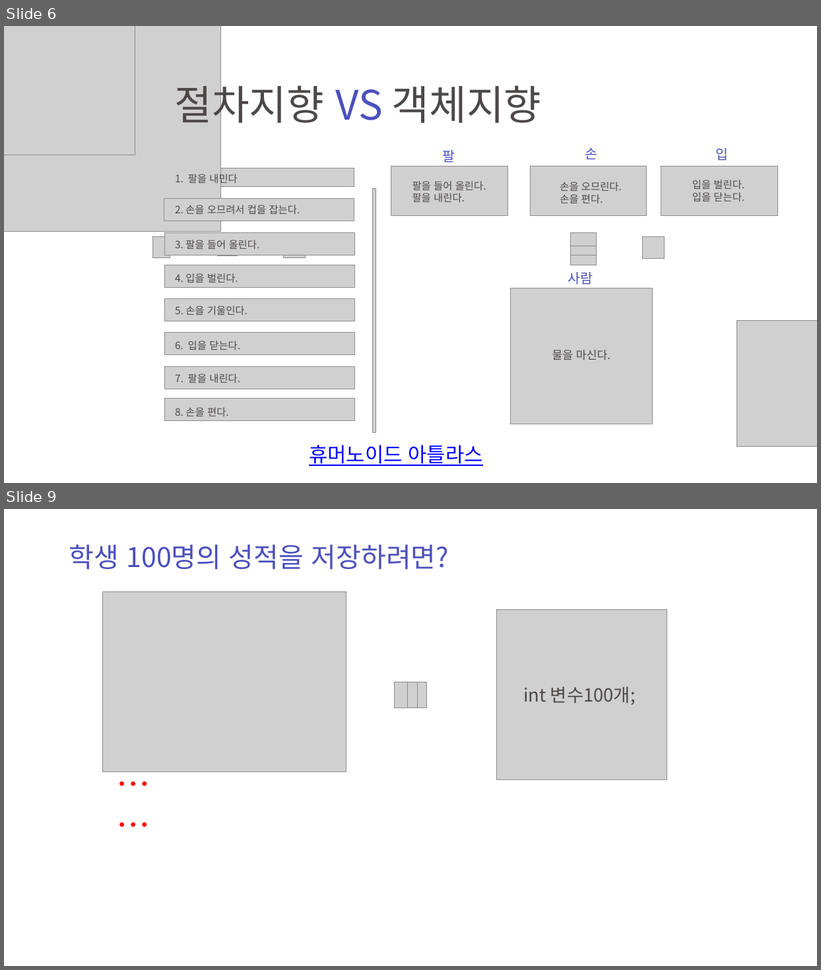
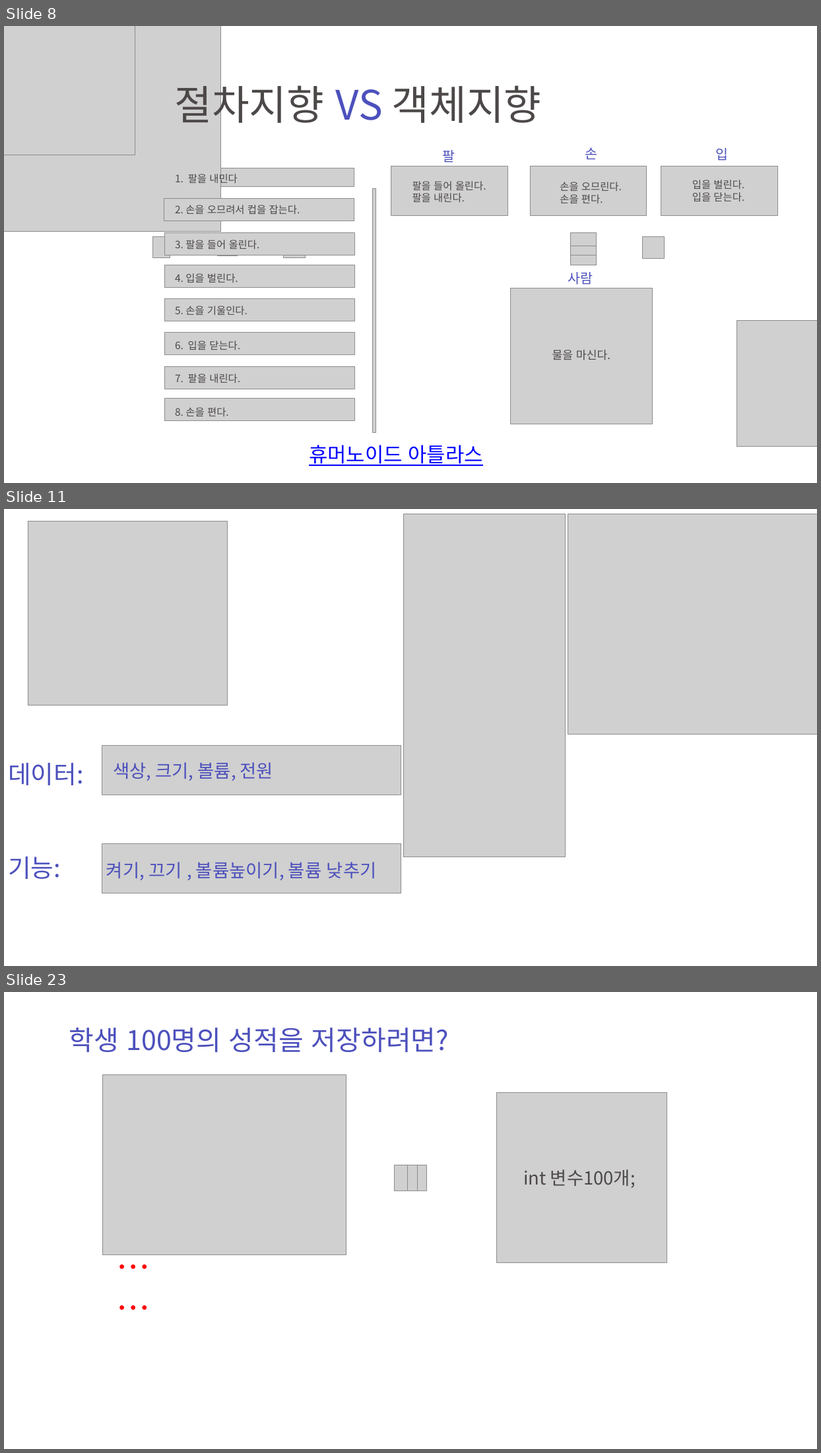
Before and after one commit to zest132/JavaLecture, a slide deck: JavaLecture/LectureFile/java 6강.pptx. Shown one above the other, each under a label of ours: slides 6 and 9 before the commit, slides 8, 11 and 23 after it; the slides between them are not shown. The pictures are 821x970 and 821x1453 pixels, drawn with LibreOffice and Linux fonts; fonts in the diff are those of the drawing; grey boxes stand for pictures; background and template pictures are left out. Boxes give left, top, right and bottom in pixels: in the first picture for what was removed or moved away, otherwise in the second. Text is boxed around its words. In the diff, an @@ line names an element or a change of style, - is before the commit and + after.

```diff
--- a/JavaLecture/LectureFile/java 6강.pptx
+++ b/JavaLecture/LectureFile/java 6강.pptx
@@ slide 11 added at (4, 509, 817, 966), background #FFFFFF @@
@@ picture added at (28, 521, 228, 706) @@
@@ picture added at (404, 514, 565, 857) @@
@@ picture added at (568, 514, 817, 734) @@
@@ picture added at (102, 746, 401, 795) @@
@@ text added at (8, 763, 83, 786), 44 pt, text #4C50BC @@
+데이터:
@@ text added at (113, 762, 273, 781), 32 pt, text #4C50BC @@
+색상, 크기, 볼륨, 전원
@@ picture added at (102, 844, 401, 894) @@
@@ text added at (8, 857, 61, 879), 44 pt, text #4C50BC @@
+기능:
@@ text added at (106, 862, 377, 881), 32 pt, text #4C50BC @@
+켜기, 끄기 , 볼륨높이기, 볼륨 낮추기
@@ what was slide 6 is now slide 8 @@
@@ what was slide 9 is now slide 23 @@
```
Also in this commit, not shown: 2 slides changed, 13 other slides added, 1 slide removed, 2 other files.
